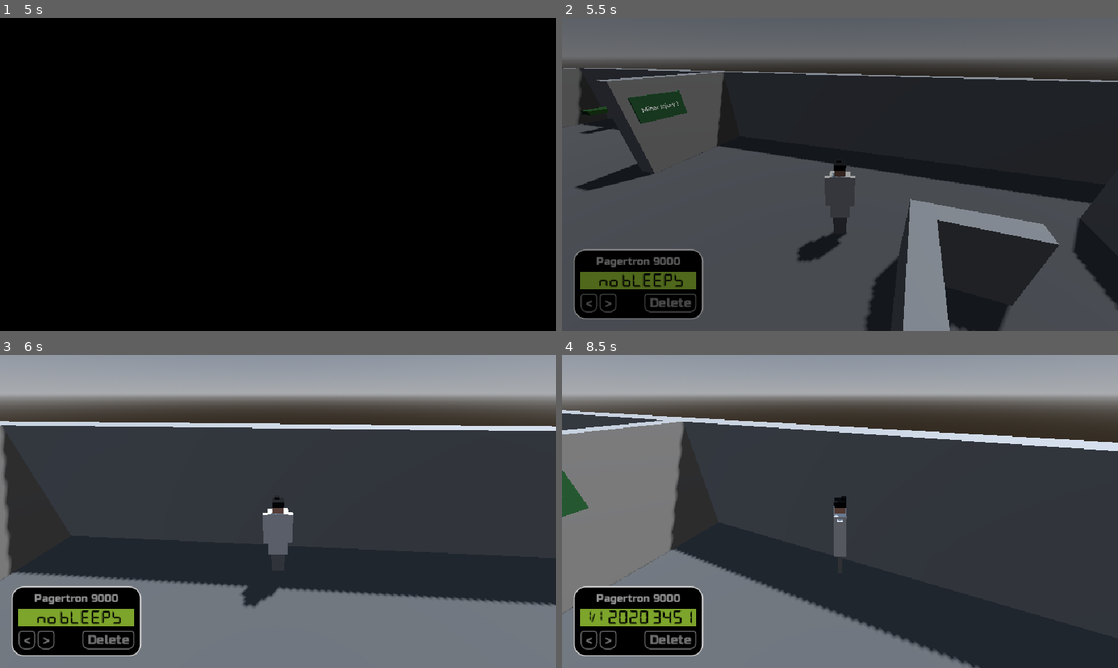
Above: before the commit, frames 1-4 (two rows, left to right).
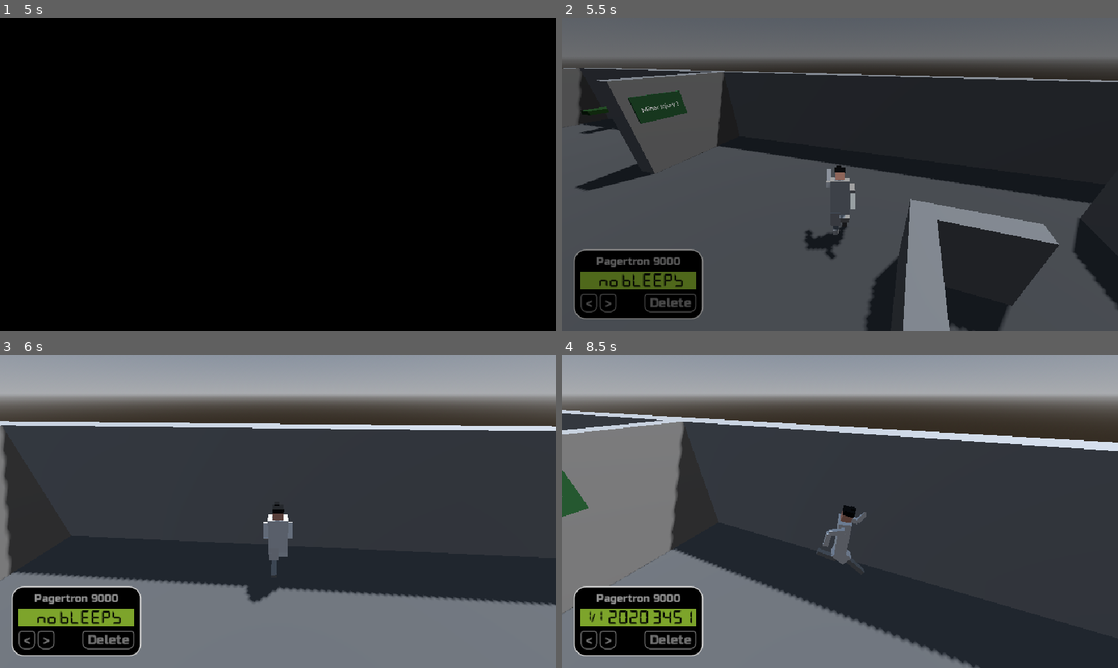
Above: after the commit, the same moments.

Repository: hawkstein/ludum-dare-60-old-tech
Game: Godot game, scene res://screens/main_menu.tscn
The game is run twice, just before and just after one commit, with the same random seed, the same clock (stepped at 60 frames per second) and the same inputs.
Inputs (mouse positions are in pixels of both pictures, inside the frame that each line leads up to):
- Up to frame 1 (5 s): tap Enter at 0.5 s; move the mouse to (400, 158) at 0.52 s; hold D (Right) 0.53-1.25 s; hold Space (Pager) 0.53-1.25 s; click (400, 158) at 0.67 s; click "Start" at 1.25 s; click "Play game" at 2 s; click "Play game" at 2.75 s; move the mouse to (166, 190) at 3.52 s; hold S (Down) 3.53-4.28 s; tap Space (Pager) at 3.6 s; move the mouse to (333, 105) at 4.27 s; hold D (Right) from 4.28 s (still down); hold Space (Pager) from 4.28 s (still down)
- Up to frame 2 (5.5 s): move the mouse to (834, 180) at 5.02 s; release D (Right) at 5.03 s; release Space (Pager) at 5.03 s; hold W (Up) from 5.03 s (still down); tap Space (Pager) at 5.1 s
- Up to frame 3 (6 s): keep holding W (Up); move the mouse to (316, 514) at 5.77 s; hold Space (Pager) from 5.78 s (still down)
- Up to frame 4 (8.5 s): tap Enter at 6.5 s; move the mouse to (795, 508) at 6.52 s; release Space (Pager) at 6.53 s; tap Space (Pager) at 6.6, 8.1 s; move the mouse to (845, 511) at 7.27 s; hold Space (Pager) 7.28-8.03 s; move the mouse to (817, 505) at 8.02 s; release W (Up) at 8.03 s; hold D (Right) from 8.03 s (still down)

Frame 1 is identical in both runs. In frame 2, 0.6% of the frame differs, in the area x 42-53%, y 45-78%; in frame 3, 0.5%; in frame 4, 0.6%.

Commit message:
add run animation

Diff:
--- a/entities/player/third_person_player.gd
+++ b/entities/player/third_person_player.gd
@@ -14,6 +14,7 @@
 @onready var model: Node3D = %Model
 @onready var camera_pivot: Node3D = %CameraPivot
 @onready var spring_arm: SpringArm3D = %SpringArm3D
+@onready var anim_player: AnimationPlayer = $AnimationPlayer
 
 var gameplay := DataStore.get_model(&"Gameplay") as GameplayData
 var input_enabled := true
@@ -52,7 +53,17 @@
 		model.rotation.y = lerp_angle(model.rotation.y, facing, 1.0 - exp(-turn_speed * delta))
 
 	move_and_slide()
+	_animate()
 
 
 func _look(amount: float) -> void:
 	camera_pivot.rotation.y -= amount
+
+func _animate() -> void:
+	var ground_speed := Vector2(velocity.x, velocity.z).length()
+	if ground_speed > 2.0:
+		anim_player.play(&"run", 0.2)
+		anim_player.speed_scale = maxf(ground_speed / speed, 0.6)
+	elif anim_player.current_animation != &"idle":
+		anim_player.speed_scale = 1.0
+		anim_player.play_with_capture(&"idle", 0.35, -1, 1.0, false, Tween.TRANS_BACK, Tween.EASE_OUT)
--- a/entities/player/third_person_player.tscn
+++ b/entities/player/third_person_player.tscn
@@ -6,48 +6,495 @@
 radius = 0.4
 height = 1.8
 
-[sub_resource type="StandardMaterial3D" id="StandardMaterial3D_cd33c"]
-albedo_color = Color(0.6985932, 0.84456706, 0.22434986, 1)
-
-[sub_resource type="CapsuleMesh" id="CapsuleMesh_cd33c"]
-material = SubResource("StandardMaterial3D_cd33c")
-radius = 0.4
-height = 1.8
-
-[sub_resource type="BoxMesh" id="BoxMesh_cd33c"]
-size = Vector3(0.2, 0.2, 0.3)
+[sub_resource type="BoxMesh" id="BoxMesh_b8li8"]
+size = Vector3(0.2, 0.2, 0.2)
+
+[sub_resource type="StandardMaterial3D" id="StandardMaterial3D_1pxly"]
+albedo_color = Color(0.98084885, 0.67940915, 0.5672008, 1)
+
+[sub_resource type="BoxMesh" id="BoxMesh_x0uxw"]
+size = Vector3(0.22, 0.1, 0.22)
+
+[sub_resource type="StandardMaterial3D" id="StandardMaterial3D_qr0o4"]
+albedo_color = Color(0, 0, 0, 1)
+
+[sub_resource type="BoxMesh" id="BoxMesh_h36ym"]
+size = Vector3(0.1, 0.05, 0.1)
 
 [sub_resource type="BoxMesh" id="BoxMesh_wysbo"]
-size = Vector3(0.4, 1, 0.25)
+size = Vector3(0.4, 0.8120117, 0.25)
 
 [sub_resource type="StandardMaterial3D" id="StandardMaterial3D_wwf4n"]
 
 [sub_resource type="BoxMesh" id="BoxMesh_0jlrm"]
-size = Vector3(0.2, 0.7, 0.1)
-
-[sub_resource type="BoxMesh" id="BoxMesh_ow3o8"]
-size = Vector3(0.3, 0.7, 0.1)
+size = Vector3(0.1, 0.3, 0.1)
+
+[sub_resource type="BoxMesh" id="BoxMesh_mv5g7"]
+size = Vector3(0.20195313, 0.3371277, 0.25)
+
+[sub_resource type="BoxMesh" id="BoxMesh_s63qd"]
+size = Vector3(0.11728516, 0.3892334, 0.1)
 
 [sub_resource type="StandardMaterial3D" id="StandardMaterial3D_mv5g7"]
 albedo_color = Color(0.57700837, 0.5770084, 0.57700837, 1)
 
-[sub_resource type="BoxMesh" id="BoxMesh_b8li8"]
-size = Vector3(0.2, 0.2, 0.2)
-
-[sub_resource type="StandardMaterial3D" id="StandardMaterial3D_1pxly"]
-albedo_color = Color(0.98084885, 0.67940915, 0.5672008, 1)
-
-[sub_resource type="BoxMesh" id="BoxMesh_x0uxw"]
-size = Vector3(0.22, 0.1, 0.22)
-
-[sub_resource type="StandardMaterial3D" id="StandardMaterial3D_qr0o4"]
-albedo_color = Color(0, 0, 0, 1)
-
-[sub_resource type="BoxMesh" id="BoxMesh_h36ym"]
-size = Vector3(0.1, 0.05, 0.1)
+[sub_resource type="BoxMesh" id="BoxMesh_ow3o8"]
+size = Vector3(0.11728516, 0.3892334, 0.1)
 
 [sub_resource type="SphereShape3D" id="SphereShape3D_cd33c"]
 radius = 0.2
+
+[sub_resource type="Animation" id="Animation_h36ym"]
+length = 0.015982876
+tracks/0/type = "value"
+tracks/0/imported = false
+tracks/0/enabled = true
+tracks/0/path = NodePath("Model/Rig/LeftHip:rotation")
+tracks/0/interp = 1
+tracks/0/loop_wrap = true
+tracks/0/keys = {
+"times": PackedFloat32Array(0),
+"transitions": PackedFloat32Array(1),
+"update": 0,
+"values": [Vector3(0, 0, 0)]
+}
+tracks/1/type = "value"
+tracks/1/imported = false
+tracks/1/enabled = true
+tracks/1/path = NodePath("Model/Rig:position")
+tracks/1/interp = 1
+tracks/1/loop_wrap = true
+tracks/1/keys = {
+"times": PackedFloat32Array(0),
+"transitions": PackedFloat32Array(1),
+"update": 0,
+"values": [Vector3(0, 0.6867914, 0)]
+}
+tracks/2/type = "value"
+tracks/2/imported = false
+tracks/2/enabled = true
+tracks/2/path = NodePath("Model/Rig/RightHip:rotation")
+tracks/2/interp = 1
+tracks/2/loop_wrap = true
+tracks/2/keys = {
+"times": PackedFloat32Array(0),
+"transitions": PackedFloat32Array(1),
+"update": 0,
+"values": [Vector3(0, 0, 0)]
+}
+tracks/3/type = "value"
+tracks/3/imported = false
+tracks/3/enabled = true
+tracks/3/path = NodePath("Model/Rig/RightHip/RightKnee:rotation")
+tracks/3/interp = 1
+tracks/3/loop_wrap = true
+tracks/3/keys = {
+"times": PackedFloat32Array(0),
+"transitions": PackedFloat32Array(1),
+"update": 0,
+"values": [Vector3(0, 0, 0)]
+}
+tracks/4/type = "value"
+tracks/4/imported = false
+tracks/4/enabled = true
+tracks/4/path = NodePath("Model/Rig/LeftHip/LeftKnee:rotation")
+tracks/4/interp = 1
+tracks/4/loop_wrap = true
+tracks/4/keys = {
+"times": PackedFloat32Array(0),
+"transitions": PackedFloat32Array(1),
+"update": 0,
+"values": [Vector3(0, 0, 0)]
+}
+tracks/5/type = "value"
+tracks/5/imported = false
+tracks/5/enabled = true
+tracks/5/path = NodePath("Model/Rig/Neck:position")
+tracks/5/interp = 1
+tracks/5/loop_wrap = true
+tracks/5/keys = {
+"times": PackedFloat32Array(0),
+"transitions": PackedFloat32Array(1),
+"update": 0,
+"values": [Vector3(0, 0.7555969, 0)]
+}
+tracks/6/type = "value"
+tracks/6/imported = false
+tracks/6/enabled = true
+tracks/6/path = NodePath("Model/Rig/Neck:rotation")
+tracks/6/interp = 1
+tracks/6/loop_wrap = true
+tracks/6/keys = {
+"times": PackedFloat32Array(0),
+"transitions": PackedFloat32Array(1),
+"update": 0,
+"values": [Vector3(0, 0, 0)]
+}
+tracks/7/type = "value"
+tracks/7/imported = false
+tracks/7/enabled = true
+tracks/7/path = NodePath("Model/Rig/LeftShoulder:rotation")
+tracks/7/interp = 1
+tracks/7/loop_wrap = true
+tracks/7/keys = {
+"times": PackedFloat32Array(0),
+"transitions": PackedFloat32Array(1),
+"update": 0,
+"values": [Vector3(0, 0, 0)]
+}
+tracks/8/type = "value"
+tracks/8/imported = false
+tracks/8/enabled = true
+tracks/8/path = NodePath("Model/Rig/LeftShoulder/LeftArm/LeftElbow:rotation")
+tracks/8/interp = 1
+tracks/8/loop_wrap = true
+tracks/8/keys = {
+"times": PackedFloat32Array(0),
+"transitions": PackedFloat32Array(1),
+"update": 0,
+"values": [Vector3(0, 0, 0)]
+}
+tracks/9/type = "value"
+tracks/9/imported = false
+tracks/9/enabled = true
+tracks/9/path = NodePath("Model/Rig/RightShoulder:rotation")
+tracks/9/interp = 1
+tracks/9/loop_wrap = true
+tracks/9/keys = {
+"times": PackedFloat32Array(0),
+"transitions": PackedFloat32Array(1),
+"update": 0,
+"values": [Vector3(0, 0, 0)]
+}
+tracks/10/type = "value"
+tracks/10/imported = false
+tracks/10/enabled = true
+tracks/10/path = NodePath("Model/Rig/RightShoulder/RightArm/RightElbow:rotation")
+tracks/10/interp = 1
+tracks/10/loop_wrap = true
+tracks/10/keys = {
+"times": PackedFloat32Array(0),
+"transitions": PackedFloat32Array(1),
+"update": 0,
+"values": [Vector3(0, 0, 0)]
+}
+tracks/11/type = "value"
+tracks/11/imported = false
+tracks/11/enabled = true
+tracks/11/path = NodePath("Model/Rig:rotation")
+tracks/11/interp = 1
+tracks/11/loop_wrap = true
+tracks/11/keys = {
+"times": PackedFloat32Array(0),
+"transitions": PackedFloat32Array(1),
+"update": 0,
+"values": [Vector3(0, 0, 0)]
+}
+
+[sub_resource type="Animation" id="Animation_idle"]
+resource_name = "idle"
+loop_mode = 1
+tracks/0/type = "value"
+tracks/0/imported = false
+tracks/0/enabled = true
+tracks/0/path = NodePath("Model/Rig/LeftHip:rotation")
+tracks/0/interp = 1
+tracks/0/loop_wrap = true
+tracks/0/keys = {
+"times": PackedFloat32Array(0),
+"transitions": PackedFloat32Array(1),
+"update": 0,
+"values": [Vector3(0, 0, 0)]
+}
+tracks/1/type = "value"
+tracks/1/imported = false
+tracks/1/enabled = true
+tracks/1/path = NodePath("Model/Rig:position")
+tracks/1/interp = 1
+tracks/1/loop_wrap = true
+tracks/1/keys = {
+"times": PackedFloat32Array(0),
+"transitions": PackedFloat32Array(1),
+"update": 0,
+"values": [Vector3(0, 0.6867914, 0)]
+}
+tracks/2/type = "value"
+tracks/2/imported = false
+tracks/2/enabled = true
+tracks/2/path = NodePath("Model/Rig/RightHip:rotation")
+tracks/2/interp = 1
+tracks/2/loop_wrap = true
+tracks/2/keys = {
+"times": PackedFloat32Array(0),
+"transitions": PackedFloat32Array(1),
+"update": 0,
+"values": [Vector3(0, 0, 0)]
+}
+tracks/3/type = "value"
+tracks/3/imported = false
+tracks/3/enabled = true
+tracks/3/path = NodePath("Model/Rig/RightHip/RightKnee:rotation")
+tracks/3/interp = 1
+tracks/3/loop_wrap = true
+tracks/3/keys = {
+"times": PackedFloat32Array(0),
+"transitions": PackedFloat32Array(1),
+"update": 0,
+"values": [Vector3(0, 0, 0)]
+}
+tracks/4/type = "value"
+tracks/4/imported = false
+tracks/4/enabled = true
+tracks/4/path = NodePath("Model/Rig/LeftHip/LeftKnee:rotation")
+tracks/4/interp = 1
+tracks/4/loop_wrap = true
+tracks/4/keys = {
+"times": PackedFloat32Array(0),
+"transitions": PackedFloat32Array(1),
+"update": 0,
+"values": [Vector3(0, 0, 0)]
+}
+tracks/5/type = "value"
+tracks/5/imported = false
+tracks/5/enabled = true
+tracks/5/path = NodePath("Model/Rig/Neck:position")
+tracks/5/interp = 1
+tracks/5/loop_wrap = true
+tracks/5/keys = {
+"times": PackedFloat32Array(0),
+"transitions": PackedFloat32Array(1),
+"update": 0,
+"values": [Vector3(0, 0.7555969, 0)]
+}
+tracks/6/type = "value"
+tracks/6/imported = false
+tracks/6/enabled = true
+tracks/6/path = NodePath("Model/Rig/Neck:rotation")
+tracks/6/interp = 1
+tracks/6/loop_wrap = true
+tracks/6/keys = {
+"times": PackedFloat32Array(0),
+"transitions": PackedFloat32Array(1),
+"update": 0,
+"values": [Vector3(0, 0, 0)]
+}
+tracks/7/type = "value"
+tracks/7/imported = false
+tracks/7/enabled = true
+tracks/7/path = NodePath("Model/Rig/LeftShoulder:rotation")
+tracks/7/interp = 1
+tracks/7/loop_wrap = true
+tracks/7/keys = {
+"times": PackedFloat32Array(0),
+"transitions": PackedFloat32Array(1),
+"update": 0,
+"values": [Vector3(0, 0, 0)]
+}
+tracks/8/type = "value"
+tracks/8/imported = false
+tracks/8/enabled = true
+tracks/8/path = NodePath("Model/Rig/LeftShoulder/LeftArm/LeftElbow:rotation")
+tracks/8/interp = 1
+tracks/8/loop_wrap = true
+tracks/8/keys = {
+"times": PackedFloat32Array(0),
+"transitions": PackedFloat32Array(1),
+"update": 0,
+"values": [Vector3(0, 0, 0)]
+}
+tracks/9/type = "value"
+tracks/9/imported = false
+tracks/9/enabled = true
+tracks/9/path = NodePath("Model/Rig/RightShoulder:rotation")
+tracks/9/interp = 1
+tracks/9/loop_wrap = true
+tracks/9/keys = {
+"times": PackedFloat32Array(0),
+"transitions": PackedFloat32Array(1),
+"update": 0,
+"values": [Vector3(0, 0, 0)]
+}
+tracks/10/type = "value"
+tracks/10/imported = false
+tracks/10/enabled = true
+tracks/10/path = NodePath("Model/Rig/RightShoulder/RightArm/RightElbow:rotation")
+tracks/10/interp = 1
+tracks/10/loop_wrap = true
+tracks/10/keys = {
+"times": PackedFloat32Array(0),
+"transitions": PackedFloat32Array(1),
+"update": 0,
+"values": [Vector3(0, 0, 0)]
+}
+tracks/11/type = "value"
+tracks/11/imported = false
+tracks/11/enabled = true
+tracks/11/path = NodePath("Model/Rig:rotation")
+tracks/11/interp = 1
+tracks/11/loop_wrap = true
+tracks/11/keys = {
+"times": PackedFloat32Array(0),
+"transitions": PackedFloat32Array(1),
+"update": 0,
+"values": [Vector3(0, 0, 0)]
+}
+
+[sub_resource type="Animation" id="Animation_x0uxw"]
+resource_name = "run"
+length = 0.64
+loop_mode = 1
+step = 0.08
+tracks/0/type = "value"
+tracks/0/imported = false
+tracks/0/enabled = true
+tracks/0/path = NodePath("Model/Rig/LeftHip:rotation")
+tracks/0/interp = 2
+tracks/0/loop_wrap = true
+tracks/0/keys = {
+"times": PackedFloat32Array(0, 0.16, 0.32, 0.48),
+"transitions": PackedFloat32Array(1, 1, 1, 1),
+"update": 0,
+"values": [Vector3(0.7138011, 0, 0), Vector3(0.4948469, 0, 0), Vector3(-0.2876961, 0, 0), Vector3(1.3652774, 0, 0)]
+}
+tracks/1/type = "value"
+tracks/1/imported = false
+tracks/1/enabled = true
+tracks/1/path = NodePath("Model/Rig:position")
+tracks/1/interp = 2
+tracks/1/loop_wrap = true
+tracks/1/keys = {
+"times": PackedFloat32Array(0, 0.08, 0.24, 0.39999998, 0.56),
+"transitions": PackedFloat32Array(1, 1, 1, 1, 1),
+"update": 0,
+"values": [Vector3(0, 0.6867914, 0), Vector3(0, 0.6269072, 0), Vector3(0, 0.687, 0), Vector3(0, 0.627, 0), Vector3(0, 0.6868084, 0)]
+}
+tracks/2/type = "value"
+tracks/2/imported = false
+tracks/2/enabled = true
+tracks/2/path = NodePath("Model/Rig/RightHip:rotation")
+tracks/2/interp = 2
+tracks/2/loop_wrap = true
+tracks/2/keys = {
+"times": PackedFloat32Array(0, 0.16, 0.32, 0.48),
+"transitions": PackedFloat32Array(1, 1, 1, 1),
+"update": 0,
+"values": [Vector3(-0.49534863, 0, 0), Vector3(1.6044544, 0, 0), Vector3(0.9556662, 0, 0), Vector3(0.36957458, 0, 0)]
+}
+tracks/3/type = "value"
+tracks/3/imported = false
+tracks/3/enabled = true
+tracks/3/path = NodePath("Model/Rig/RightHip/RightKnee:rotation")
+tracks/3/interp = 2
+tracks/3/loop_wrap = true
+tracks/3/keys = {
+"times": PackedFloat32Array(0, 0.16, 0.32, 0.48),
+"transitions": PackedFloat32Array(1, 1, 1, 1),
+"update": 0,
+"values": [Vector3(-0.87223524, 0, 0), Vector3(-2.3369956, 0, 0), Vector3(-0.074332014, 0, 0), Vector3(-1.139528, 0, 0)]
+}
+tracks/4/type = "value"
+tracks/4/imported = false
+tracks/4/enabled = true
+tracks/4/path = NodePath("Model/Rig/LeftHip/LeftKnee:rotation")
+tracks/4/interp = 2
+tracks/4/loop_wrap = true
+tracks/4/keys = {
+"times": PackedFloat32Array(0, 0.16, 0.32, 0.48),
+"transitions": PackedFloat32Array(1, 1, 1, 1),
+"update": 0,
+"values": [Vector3(0, 0, 0), Vector3(-1.2194331, 0, 0), Vector3(-1.6254739, 0, 0), Vector3(-2.3175738, 0, 0)]
+}
+tracks/5/type = "value"
+tracks/5/imported = false
+tracks/5/enabled = true
+tracks/5/path = NodePath("Model/Rig/Neck:position")
+tracks/5/interp = 2
+tracks/5/loop_wrap = true
+tracks/5/keys = {
+"times": PackedFloat32Array(0),
+"transitions": PackedFloat32Array(1),
+"update": 0,
+"values": [Vector3(0, 0.7555969, 0)]
+}
+tracks/6/type = "value"
+tracks/6/imported = false
+tracks/6/enabled = true
+tracks/6/path = NodePath("Model/Rig/Neck:rotation")
+tracks/6/interp = 2
+tracks/6/loop_wrap = true
+tracks/6/keys = {
+"times": PackedFloat32Array(0, 0.07981471, 0.24, 0.39999998, 0.56),
+"transitions": PackedFloat32Array(1, 1, 1, 1, 1),
+"update": 0,
+"values": [Vector3(0, 0, 0), Vector3(-0.3605662, 0, 0), Vector3(0, 0, 0), Vector3(-0.36128315, 0, 0), Vector3(0.00013306737, 0, 0)]
+}
+tracks/7/type = "value"
+tracks/7/imported = false
+tracks/7/enabled = true
+tracks/7/path = NodePath("Model/Rig/LeftShoulder:rotation")
+tracks/7/interp = 2
+tracks/7/loop_wrap = true
+tracks/7/keys = {
+"times": PackedFloat32Array(0, 0.16, 0.32, 0.48),
+"transitions": PackedFloat32Array(1, 1, 1, 1),
+"update": 0,
+"values": [Vector3(-1.8307024, 0, 0), Vector3(-1.4943637, 0, 0), Vector3(1.399778, 0, 0), Vector3(0.34488705, 0, 0)]
+}
+tracks/8/type = "value"
+tracks/8/imported = false
+tracks/8/enabled = true
+tracks/8/path = NodePath("Model/Rig/LeftShoulder/LeftArm/LeftElbow:rotation")
+tracks/8/interp = 1
+tracks/8/loop_wrap = true
+tracks/8/keys = {
+"times": PackedFloat32Array(0, 0.16, 0.32, 0.48),
+"transitions": PackedFloat32Array(1, 1, 1, 1),
+"update": 0,
+"values": [Vector3(1.3551509, 0, 0), Vector3(1.0137346, 0, 0), Vector3(1.12754, 0, 0), Vector3(2.1162803, 0, 0)]
+}
+tracks/9/type = "value"
+tracks/9/imported = false
+tracks/9/enabled = true
+tracks/9/path = NodePath("Model/Rig/RightShoulder:rotation")
+tracks/9/interp = 1
+tracks/9/loop_wrap = true
+tracks/9/keys = {
+"times": PackedFloat32Array(0, 0.16, 0.32, 0.48),
+"transitions": PackedFloat32Array(1, 1, 1, 1),
+"update": 0,
+"values": [Vector3(1.343002, 0, 0), Vector3(0.44430852, 0, 0), Vector3(-1.3116177, 0, 0), Vector3(-1.4424169, 0, 0)]
+}
+tracks/10/type = "value"
+tracks/10/imported = false
+tracks/10/enabled = true
+tracks/10/path = NodePath("Model/Rig/RightShoulder/RightArm/RightElbow:rotation")
+tracks/10/interp = 1
+tracks/10/loop_wrap = true
+tracks/10/keys = {
+"times": PackedFloat32Array(0, 0.16, 0.32, 0.48),
+"transitions": PackedFloat32Array(1, 1, 1, 1),
+"update": 0,
+"values": [Vector3(1.3070525, 0, 0), Vector3(2.0620468, 0, 0), Vector3(1.2002693, 0, 0), Vector3(0.53853357, 0, 0)]
+}
+tracks/11/type = "value"
+tracks/11/imported = false
+tracks/11/enabled = true
+tracks/11/path = NodePath("Model/Rig:rotation")
+tracks/11/interp = 1
+tracks/11/loop_wrap = true
+tracks/11/keys = {
+"times": PackedFloat32Array(0, 0.08, 0.24, 0.39999998, 0.56),
+"transitions": PackedFloat32Array(1, 1, 1, 1, 1),
+"update": 0,
+"values": [Vector3(0, 0, 0), Vector3(-0.3159387, 0, 0), Vector3(0, 0, 0), Vector3(-0.2565976, 0, 0), Vector3(0, 0, 0)]
+}
+
+[sub_resource type="AnimationLibrary" id="AnimationLibrary_h36ym"]
+_data = {
+&"RESET": SubResource("Animation_h36ym"),
+&"idle": SubResource("Animation_idle"),
+&"run": SubResource("Animation_x0uxw")
+}
 
 [node name="ThirdPersonPlayer" type="CharacterBody3D" unique_id=653190174]
 script = ExtResource("1_x0uxw")
@@ -59,50 +506,119 @@
 [node name="Model" type="Node3D" parent="." unique_id=2134774204]
 unique_name_in_owner = true
 
-[node name="Body" type="MeshInstance3D" parent="Model" unique_id=1939781799]
-transform = Transform3D(1, 0, 0, 0, 1, 0, 0, 0, 1, 0, 0.9, 0)
-visible = false
-mesh = SubResource("CapsuleMesh_cd33c")
-
-[node name="Nose" type="MeshInstance3D" parent="Model" unique_id=2041585810]
-transform = Transform3D(1, 0, 0, 0, 1, 0, 0, 0, 1, 0, 1.5, -0.4)
-visible = false
-mesh = SubResource("BoxMesh_cd33c")
-
-[node name="Chest" type="MeshInstance3D" parent="Model" unique_id=1157225682]
-transform = Transform3D(1, 0, 0, 0, 1, 0, 0, 0, 1, 0, 1.105232, 0)
+[node name="Rig" type="Node3D" parent="Model" unique_id=551271926]
+transform = Transform3D(1, 0, 0, 0, 1, 0, 0, 0, 1, 0, 0.6867914, 0)
+
+[node name="Neck" type="Node3D" parent="Model/Rig" unique_id=213506463]
+transform = Transform3D(1, 0, 0, 0, 0.99999994, 0, 0, 0, 0.99999994, 0, 0.7555969, 0)
+
+[node name="Head" type="MeshInstance3D" parent="Model/Rig/Neck" unique_id=1415728741]
+transform = Transform3D(1, 0, 0, 0, 1, 0, 0, 0, 1, 0, 0.10458815, 0)
+mesh = SubResource("BoxMesh_b8li8")
+skeleton = NodePath("../../..")
+surface_material_override/0 = SubResource("StandardMaterial3D_1pxly")
+
+[node name="Hair" type="MeshInstance3D" parent="Model/Rig/Neck" unique_id=1764439656]
+transform = Transform3D(1, 0, 0, 0, 1, 0, 0, 0, 1, 0, 0.20749533, 0)
+mesh = SubResource("BoxMesh_x0uxw")
+skeleton = NodePath("../../..")
+surface_material_override/0 = SubResource("StandardMaterial3D_qr0o4")
+
+[node name="Quiff" type="MeshInstance3D" parent="Model/Rig/Neck" unique_id=345401876]
+transform = Transform3D(1, 0, 0, 0, 1, 0, 0, 0, 1, -0.025748529, 0.27075064, -0.072191626)
+mesh = SubResource("BoxMesh_h36ym")
+skeleton = NodePath("../../..")
+surface_material_override/0 = SubResource("StandardMaterial3D_qr0o4")
+
+[node name="Chest" type="MeshInstance3D" parent="Model/Rig" unique_id=1157225682]
+transform = Transform3D(1, 0, 0, 0, 1, 0, 0, 0, 1, 0, 0.35941124, 0)
 mesh = SubResource("BoxMesh_wysbo")
+skeleton = NodePath("../..")
 surface_material_override/0 = SubResource("StandardMaterial3D_wwf4n")
 
-[node name="LeftArm" type="MeshInstance3D" parent="Model" unique_id=801023143]
-transform = Transform3D(1, 0, 0, 0, 1, 0, 0, 0, 1, -0.20825243, 1.2000285, 0)
+[node name="LeftShoulder" type="Node3D" parent="Model/Rig" unique_id=1717467927]
+transform = Transform3D(1, 0, 0, 0, 1, 0, 0, 0, 1, -0.24665537, 0.6524652, -7.450581e-09)
+
+[node name="LeftArm" type="MeshInstance3D" parent="Model/Rig/LeftShoulder" unique_id=801023143]
+transform = Transform3D(1, 0, 0, 0, 1, 0, 0, 0, 1, -0.002, -0.15, 0)
 mesh = SubResource("BoxMesh_0jlrm")
+skeleton = NodePath("../../..")
 surface_material_override/0 = SubResource("StandardMaterial3D_wwf4n")
 
-[node name="RightArm" type="MeshInstance3D" parent="Model" unique_id=1131495821]
-transform = Transform3D(1, 0, 0, 0, 1, 0, 0, 0, 1, 0.2, 1.2, 0)
+[node name="LeftElbow" type="Node3D" parent="Model/Rig/LeftShoulder/LeftArm" unique_id=1022762061]
+transform = Transform3D(1, 0, 0, 0, 1, 0, 0, 0, 1, 0.002000004, -0.14999998, 1.1920929e-07)
+
+[node name="LeftForearm" type="MeshInstance3D" parent="Model/Rig/LeftShoulder/LeftArm/LeftElbow" unique_id=551878454]
+transform = Transform3D(1, 0, 0, 0, 1, 0, 0, 0, 1, -0.002000004, -0.14999998, 0)
 mesh = SubResource("BoxMesh_0jlrm")
+skeleton = NodePath("../../../../..")
 surface_material_override/0 = SubResource("StandardMaterial3D_wwf4n")
 
-[node name="Legs" type="MeshInstance3D" parent="Model" unique_id=734475806]
-transform = Transform3D(1, 0, 0, 0, 1, 0, 0, 0, 1, 0, 0.40132034, 0)
+[node name="RightShoulder" type="Node3D" parent="Model/Rig" unique_id=1870376904]
+transform = Transform3D(1, 0, 0, 0, 1, 0, 0, 0, 1, 0.25928745, 0.65246534, 0)
+
+[node name="RightArm" type="MeshInstance3D" parent="Model/Rig/RightShoulder" unique_id=419697937]
+transform = Transform3D(1, 0, 0, 0, 1, 0, 0, 0, 1, -0.011260241, -0.14999998, 0)
+mesh = SubResource("BoxMesh_0jlrm")
+skeleton = NodePath("../../..")
+surface_material_override/0 = SubResource("StandardMaterial3D_wwf4n")
+
+[node name="RightElbow" type="Node3D" parent="Model/Rig/RightShoulder/RightArm" unique_id=1098736520]
+transform = Transform3D(1, 0, 0, 0, 1, 0, 0, 0, 1, 0.002000004, -0.15000005, 0)
+
+[node name="RightForearm" type="MeshInstance3D" parent="Model/Rig/RightShoulder/RightArm/RightElbow" unique_id=2036146331]
+transform = Transform3D(1, 0, 0, 0, 1, 0, 0, 0, 1, -0.002000004, -0.14999998, 0)
+mesh = SubResource("BoxMesh_0jlrm")
+skeleton = NodePath("../../../../..")
+surface_material_override/0 = SubResource("StandardMaterial3D_wwf4n")
+
+[node name="LeftHip" type="Node3D" parent="Model/Rig" unique_id=510820841]
+transform = Transform3D(1, 0, 0, 0, 1.0000002, 0, 0, 0, 1.0000002, -0.074968636, -0.03605628, 1.4901161e-08)
+
+[node name="LeftThigh" type="MeshInstance3D" parent="Model/Rig/LeftHip" unique_id=514415369]
+transform = Transform3D(1, 0, 0, 0, 1, 0, 0, 0, 1, -0.024054803, -0.045740247, 0)
+mesh = SubResource("BoxMesh_mv5g7")
+skeleton = NodePath("../../..")
+surface_material_override/0 = SubResource("StandardMaterial3D_wwf4n")
+
+[node name="LeftLeg" type="MeshInstance3D" parent="Model/Rig/LeftHip" unique_id=248781049]
+transform = Transform3D(1, 0, 0, 0, 1, 0, 0, 0, 1, -0.016388789, -0.18376428, 0)
+mesh = SubResource("BoxMesh_s63qd")
+skeleton = NodePath("../../..")
+surface_material_override/0 = SubResource("StandardMaterial3D_mv5g7")
+
+[node name="LeftKnee" type="Node3D" parent="Model/Rig/LeftHip" unique_id=944464589]
+transform = Transform3D(1, 0, 0, 0, 1.0000002, 0, 0, 0, 1.0000002, 0, -0.3290884, 0)
+
+[node name="LeftShin" type="MeshInstance3D" parent="Model/Rig/LeftHip/LeftKnee" unique_id=734475806]
+transform = Transform3D(1, 0, 0, 0, 1, 0, 0, 0, 1, -0.016388789, -0.22873308, 0)
 mesh = SubResource("BoxMesh_ow3o8")
+skeleton = NodePath("../../../..")
 surface_material_override/0 = SubResource("StandardMaterial3D_mv5g7")
 
-[node name="Head" type="MeshInstance3D" parent="Model" unique_id=1415728741]
-transform = Transform3D(1, 0, 0, 0, 1, 0, 0, 0, 1, 0, 1.7, 0)
-mesh = SubResource("BoxMesh_b8li8")
-surface_material_override/0 = SubResource("StandardMaterial3D_1pxly")
-
-[node name="Hair" type="MeshInstance3D" parent="Model" unique_id=1764439656]
-transform = Transform3D(1, 0, 0, 0, 1, 0, 0, 0, 1, 0, 1.8029072, 0)
-mesh = SubResource("BoxMesh_x0uxw")
-surface_material_override/0 = SubResource("StandardMaterial3D_qr0o4")
-
-[node name="Quiff" type="MeshInstance3D" parent="Model" unique_id=345401876]
-transform = Transform3D(1, 0, 0, 0, 1, 0, 0, 0, 1, -0.025748529, 1.8661625, -0.072191626)
-mesh = SubResource("BoxMesh_h36ym")
-surface_material_override/0 = SubResource("StandardMaterial3D_qr0o4")
+[node name="RightHip" type="Node3D" parent="Model/Rig" unique_id=237291413]
+transform = Transform3D(1, 0, 0, 0, 1, 0, 0, 0, 1, 0.13413009, -0.03605622, 0)
+
+[node name="RightThigh" type="MeshInstance3D" parent="Model/Rig/RightHip" unique_id=510951317]
+transform = Transform3D(1, 0, 0, 0, 1, 0, 0, 0, 1, -0.03412149, -0.045740247, 0)
+mesh = SubResource("BoxMesh_mv5g7")
+skeleton = NodePath("../../..")
+surface_material_override/0 = SubResource("StandardMaterial3D_wwf4n")
+
+[node name="RightLeg" type="MeshInstance3D" parent="Model/Rig/RightHip" unique_id=1801372043]
+transform = Transform3D(1, 0, 0, 0, 1, 0, 0, 0, 1, -0.016388789, -0.18376428, 0)
+mesh = SubResource("BoxMesh_s63qd")
+skeleton = NodePath("../../..")
+surface_material_override/0 = SubResource("StandardMaterial3D_mv5g7")
+
+[node name="RightKnee" type="Node3D" parent="Model/Rig/RightHip" unique_id=1861506003]
+transform = Transform3D(1, 0, 0, 0, 1, 0, 0, 0, 1, 0, -0.32908842, 1.1920929e-07)
+
+[node name="RightShin" type="MeshInstance3D" parent="Model/Rig/RightHip/RightKnee" unique_id=327971258]
+transform = Transform3D(1, 0, 0, 0, 1, 0, 0, 0, 1, -0.016388789, -0.22873308, 0)
+mesh = SubResource("BoxMesh_ow3o8")
+skeleton = NodePath("../../../..")
+surface_material_override/0 = SubResource("StandardMaterial3D_mv5g7")
 
 [node name="CameraPivot" type="Node3D" parent="." unique_id=1107085387]
 unique_name_in_owner = true
@@ -115,3 +631,6 @@
 
 [node name="Camera3D" type="Camera3D" parent="CameraPivot/SpringArm3D" unique_id=2093415142]
 current = true
+
+[node name="AnimationPlayer" type="AnimationPlayer" parent="." unique_id=737649527]
+libraries/ = SubResource("AnimationLibrary_h36ym")
